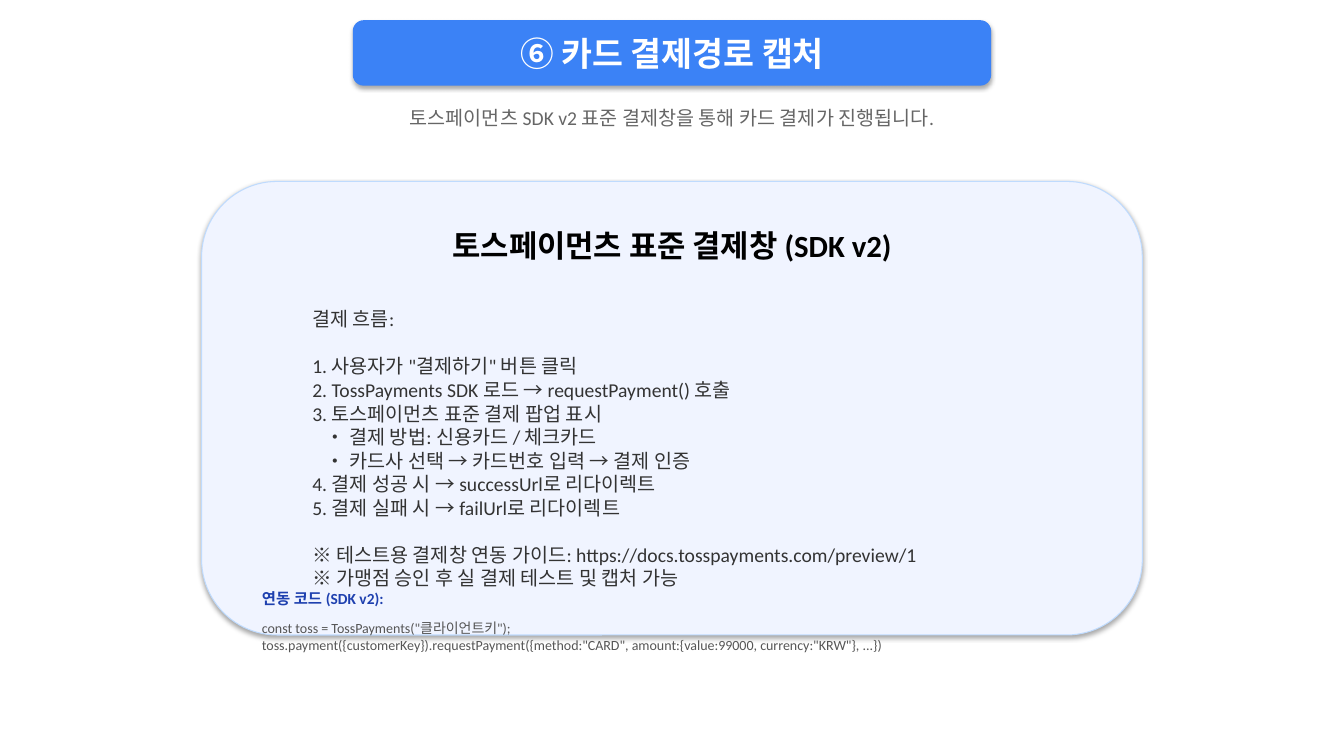
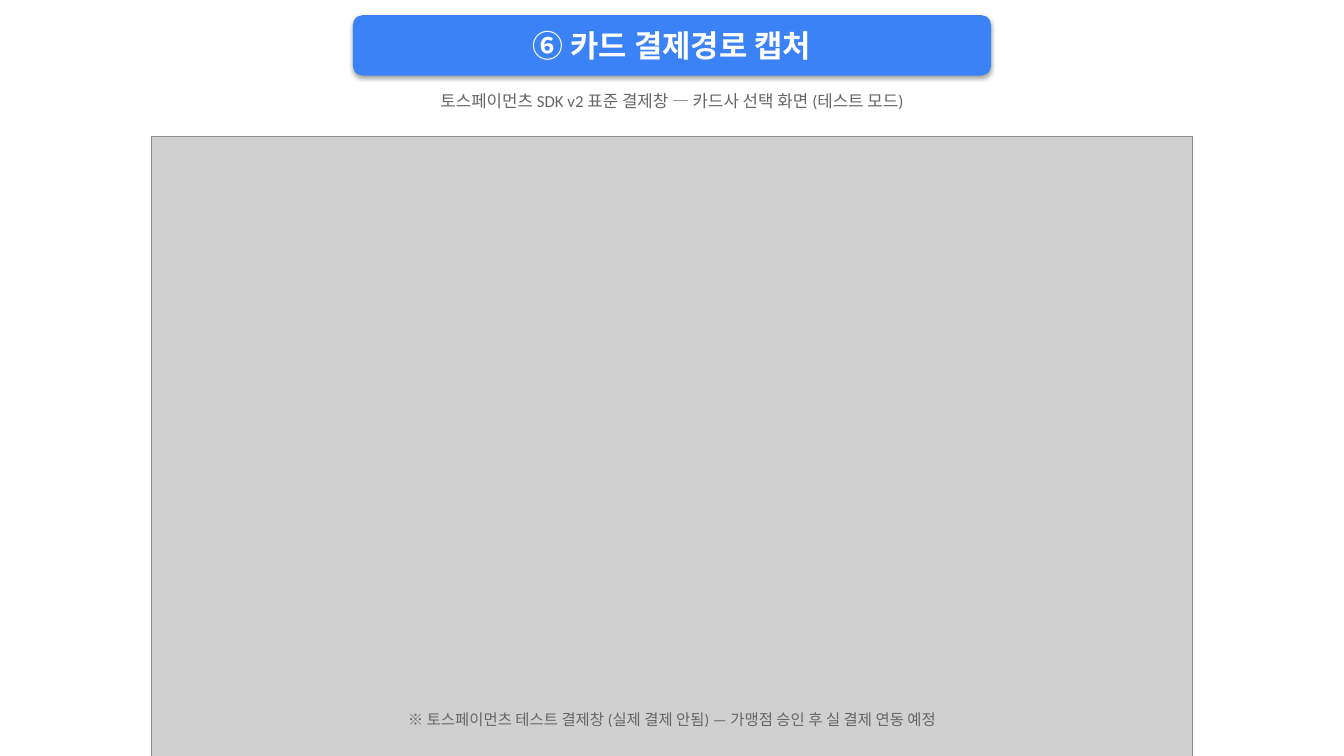
Before and after one commit to motiveinno-jpg/motive-team, a slide deck: slide 9 of whistle-ai-payment-path.pptx. Drawn at 1344x756 pixels with LibreOffice and Linux fonts; fonts in the diff are those of the drawing; grey boxes stand for pictures. Boxes give left, top, right and bottom in pixels: in the first picture for what was removed or moved away, otherwise in the second. Text is boxed around its words. In the diff, an @@ line names an element or a change of style, - is before the commit and + after.

```diff
--- a/whistle-ai-payment-path.pptx
+++ b/whistle-ai-payment-path.pptx
@@ rounded rectangle "⑥ 카드 결제경로 캡처": place and size @@
-rounded rectangle "⑥ 카드 결제경로 캡처" at box(353, 20, 991, 86)
+rounded rectangle "⑥ 카드 결제경로 캡처" at box(353, 15, 991, 76)
@@ rounded rectangle "⑥ 카드 결제경로 캡처" at box(353, 15, 991, 76): size 24 to 22 pt @@
@@ text at box(440, 93, 903, 109): text changed; size 14 to 12 pt @@
-토스페이먼츠 SDK v2 표준 결제창을 통해 카드 결제가 진행됩니다.
+토스페이먼츠 SDK v2 표준 결제창 — 카드사 선택 화면 (테스트 모드)
@@ picture added at box(151, 136, 1193, 756) @@
@@ rounded rectangle removed at box(202, 181, 1142, 635) @@
@@ text removed at box(312, 309, 916, 587) @@
-결제 흐름:
-1. 사용자가 "결제하기" 버튼 클릭
-2. TossPayments SDK 로드 → requestPayment() 호출
-3. 토스페이먼츠 표준 결제 팝업 표시
-• 결제 방법: 신용카드 / 체크카드
-• 카드사 선택 → 카드번호 입력 → 결제 인증
-4. 결제 성공 시 → successUrl로 리다이렉트
-5. 결제 실패 시 → failUrl로 리다이렉트
-※ 테스트용 결제창 연동 가이드: https://docs.tosspayments.com/preview/1
-※ 가맹점 승인 후 실 결제 테스트 및 캡처 가능
@@ text removed at box(262, 591, 383, 606) @@
-연동 코드 (SDK v2):
@@ text removed at box(262, 621, 859, 652) @@
-const toss = TossPayments("클라이언트키");
-toss.payment({customerKey}).requestPayment({method:"CARD", amount:{value:99000, currency:"KRW"}, ...})
@@ text at box(427, 712, 935, 727): text changed; size 22 to 11 pt; text colour #000000 to #666666; bold off @@
-토스페이먼츠 표준 결제창 (SDK v2)
+※ 토스페이먼츠 테스트 결제창 (실제 결제 안됨) — 가맹점 승인 후 실 결제 연동 예정
```
Also in this commit, not shown: 8 other slides changed.
